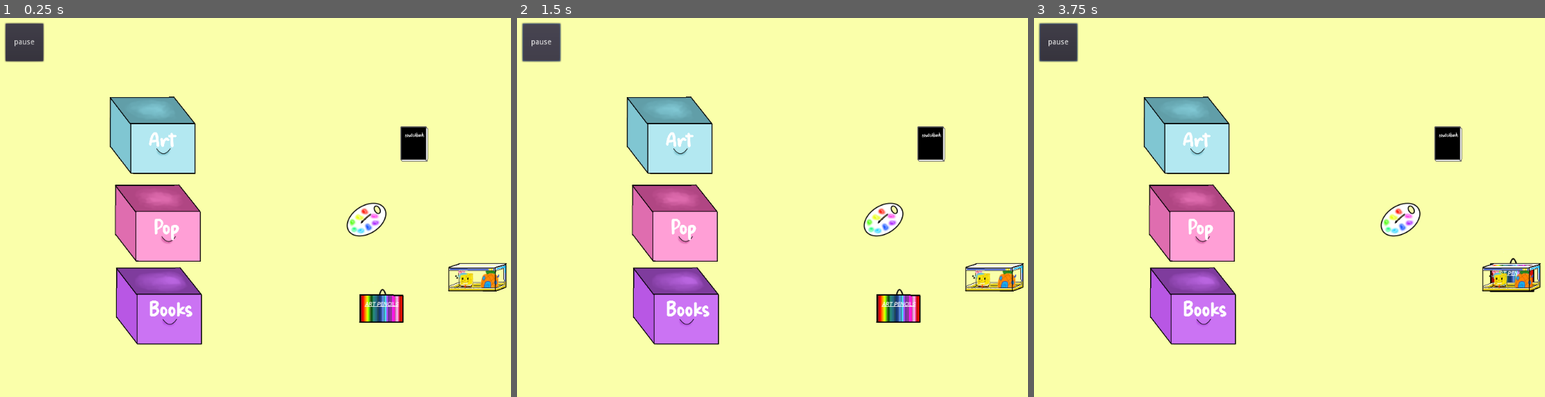
Above: before the commit, frames 1-3 (left to right).
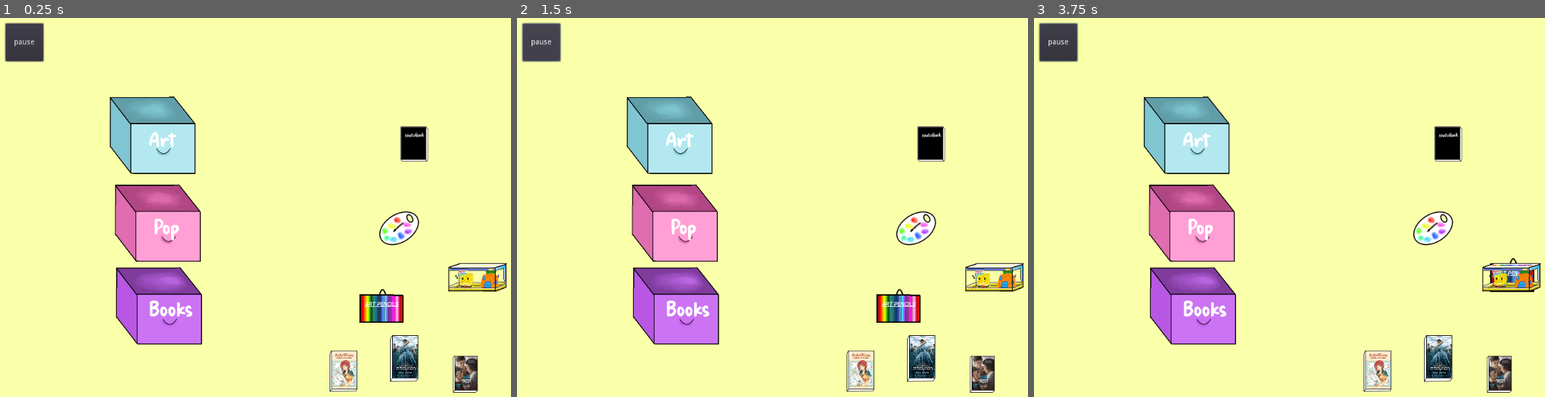
Above: after the commit, the same moments.

Repository: A-Walrus/Jessy
Game: Godot game, scene res://Scenes/Clean Room.tscn
Same seed, same stepped clock (60 frames per second), same inputs: the game is played once before the commit and once after it. This scene is started directly instead of the project's main scene. Sound files missing from this copy of the repository are replaced by a short silence.
Inputs (mouse positions are in pixels of both pictures, inside the frame that each line leads up to):
- Up to frame 1 (0.25 s): no input
- Up to frame 2 (1.5 s): tap Enter (ui_accept) at 0.5, 0.77 s; move the mouse to (879, 222) at 0.52 s; press the mouse at (879, 222) at 0.53 s; release the mouse at (879, 222) at 1.25 s; click "pause" at 1.25 s
- Up to frame 3 (3.75 s): move the mouse to (1447, 143) at 2.02 s; click (1447, 143) at 2.1 s; move the mouse to (1412, 309) at 2.77 s; press the mouse at (1412, 309) at 2.78 s; move the mouse to (1509, 279) at 3.52 s; release the mouse at (1509, 279) at 3.53 s; click (1509, 279) at 3.6 s

The runs differ from the first frame. In frame 1, 2.8% of the frame differs, in the area x 62-94%, y 48-99%; in frame 2, 2.8%; in frame 3, 2.8%.

Commit message:
Added books to clean room

Diff:
--- a/Jessy/Scenes/Clean Room.tscn
+++ b/Jessy/Scenes/Clean Room.tscn
@@ -9,6 +9,9 @@
 [ext_resource path="res://Art/Temp/JESSY.ART1.png" type="Texture" id=7]
 [ext_resource path="res://goldie_boxing/font.tres" type="DynamicFont" id=8]
 [ext_resource path="res://Art/Temp/JESSY.POP1.png" type="Texture" id=9]
+[ext_resource path="res://Art/JESSY.BOOK3.png" type="Texture" id=10]
+[ext_resource path="res://Art/JESSY.BOOK2.png" type="Texture" id=11]
+[ext_resource path="res://Art/JESSY.BOOK1.png" type="Texture" id=12]
 
 [sub_resource type="RectangleShape2D" id=1]
 extents = Vector2( 208.779, 180.696 )
@@ -23,7 +26,7 @@
 extents = Vector2( 152.294, 102.2 )
 
 [sub_resource type="RectangleShape2D" id=5]
-extents = Vector2( 183.676, 101.954 )
+extents = Vector2( 47.356, 56.9025 )
 
 [node name="Clean Room" type="Node"]
 script = ExtResource( 1 )
@@ -98,12 +101,14 @@
 
 [node name="Books" type="Area2D" parent="."]
 script = ExtResource( 3 )
+a = [ NodePath("../book1"), NodePath("../book2"), NodePath("../book3") ]
 
 [node name="CollisionShape2D" type="CollisionShape2D" parent="Books"]
 position = Vector2( -549.791, 378.252 )
 shape = SubResource( 1 )
 
 [node name="Pencils" type="KinematicBody2D" parent="."]
+position = Vector2( 149.957, 40 )
 scale = Vector2( 0.75, 0.75 )
 input_pickable = true
 script = ExtResource( 2 )
@@ -185,6 +190,69 @@
 __meta__ = {
 "_edit_lock_": true
 }
+
+[node name="book1" type="KinematicBody2D" parent="."]
+position = Vector2( -694.76, 509.252 )
+scale = Vector2( 1.7, 1.7 )
+input_pickable = true
+script = ExtResource( 2 )
+
+[node name="JESSYART1" type="Sprite" parent="book1"]
+position = Vector2( 661.855, 31.8946 )
+scale = Vector2( 0.5, 0.5 )
+texture = ExtResource( 12 )
+__meta__ = {
+"_edit_lock_": true
+}
+
+[node name="CollisionShape2D" type="CollisionShape2D" parent="book1"]
+position = Vector2( 580.236, 110.641 )
+shape = SubResource( 5 )
+__meta__ = {
+"_edit_lock_": true
+}
+
+[node name="book2" type="KinematicBody2D" parent="."]
+position = Vector2( -360.383, 672.176 )
+scale = Vector2( 1.7, 1.7 )
+input_pickable = true
+script = ExtResource( 2 )
+
+[node name="JESSYART1" type="Sprite" parent="book2"]
+position = Vector2( 839.165, 129.373 )
+scale = Vector2( 0.5, 0.5 )
+texture = ExtResource( 11 )
+__meta__ = {
+"_edit_lock_": true
+}
+
+[node name="CollisionShape2D" type="CollisionShape2D" parent="book2"]
+position = Vector2( 720.213, 20.7256 )
+shape = SubResource( 5 )
+__meta__ = {
+"_edit_lock_": true
+}
+
+[node name="book3" type="KinematicBody2D" parent="."]
+position = Vector2( -647.564, 600 )
+scale = Vector2( 1.7, 1.7 )
+input_pickable = true
+script = ExtResource( 2 )
+
+[node name="JESSYART1" type="Sprite" parent="book3"]
+position = Vector2( 670.258, 89.6327 )
+scale = Vector2( 0.5, 0.5 )
+texture = ExtResource( 10 )
+__meta__ = {
+"_edit_lock_": true
+}
+
+[node name="CollisionShape2D" type="CollisionShape2D" parent="book3"]
+position = Vector2( 720.213, 20.7256 )
+shape = SubResource( 5 )
+__meta__ = {
+"_edit_lock_": true
+}
 [connection signal="body_shape_entered" from="Art" to="." method="_on_Art_body_shape_entered"]
 [connection signal="body_shape_entered" from="Pop" to="." method="_on_Pop_body_shape_entered"]
 [connection signal="body_shape_entered" from="Books" to="." method="_on_Books_body_shape_entered"]
Binary file added: Jessy/Art/JESSY.BOOK1.png
Not shown, added: Jessy/Art/JESSY.BOOK1.png.import
Binary file added: Jessy/Art/JESSY.BOOK2.png
Not shown, added: Jessy/Art/JESSY.BOOK2.png.import
Binary file added: Jessy/Art/JESSY.BOOK3.png
Not shown, added: Jessy/Art/JESSY.BOOK3.png.import
Not shown: 1 places in Jessy/Scenes/Clean Room.tscn that only renumber resources
